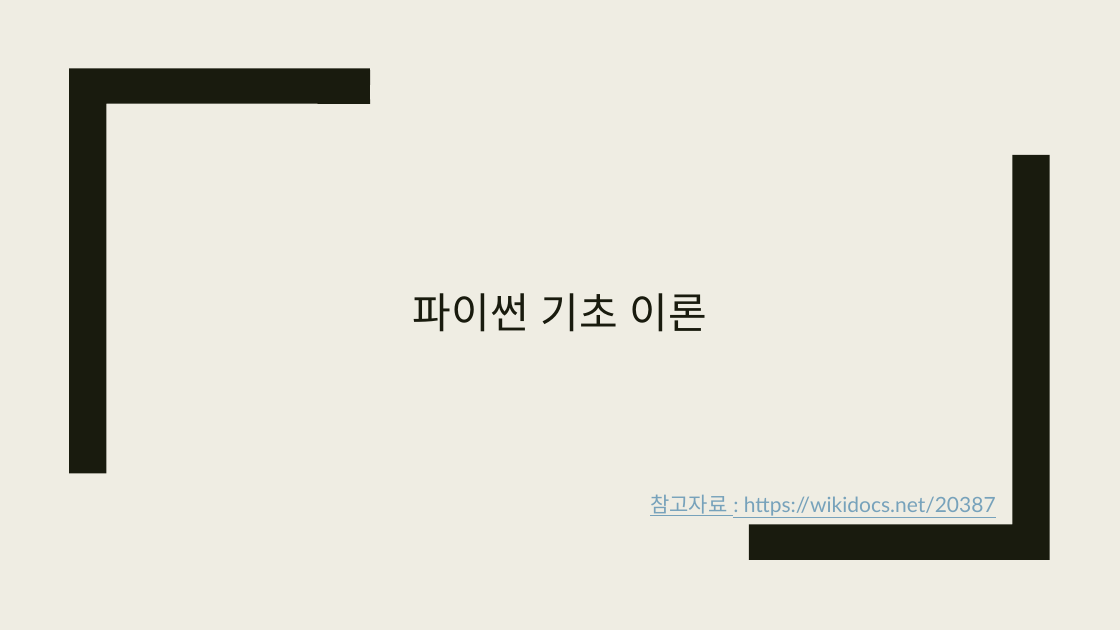
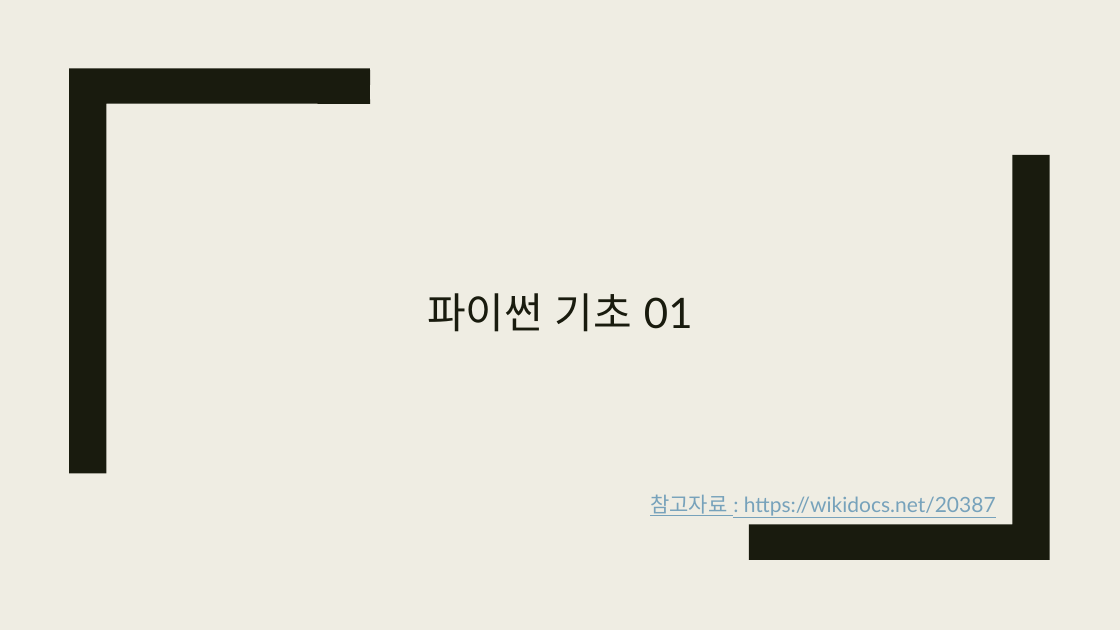
Before and after one commit to gomtings/JeoninHighSchool, a slide deck: slide 1 of 수업교제/2025/1학기/파이썬 기초01.pptx. Drawn at 1120x630 pixels with LibreOffice and Linux fonts; fonts in the diff are those of the drawing. Boxes give left, top, right and bottom in pixels: in the first picture for what was removed or moved away, otherwise in the second. Text is boxed around its words. In the diff, an @@ line names an element or a change of style, - is before the commit and + after.

```diff
--- a/수업교제/2025/1학기/파이썬 기초01.pptx
+++ b/수업교제/2025/1학기/파이썬 기초01.pptx
@@ subtitle at (x1=427, y1=293, x2=693, y2=332): text changed @@
-파이썬 기초 이론
+파이썬 기초 01
```
Also in this commit, not shown: 18 other files.
